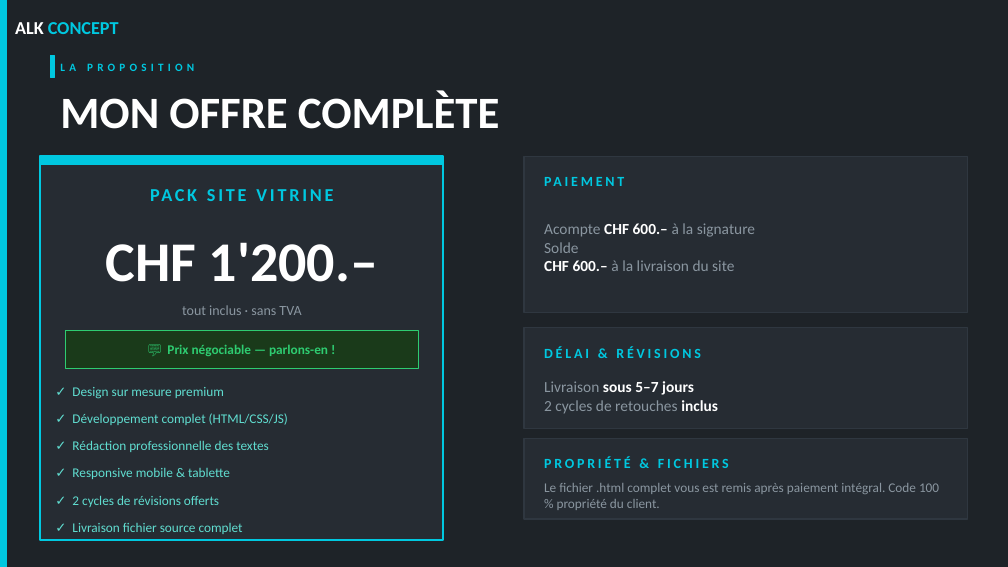
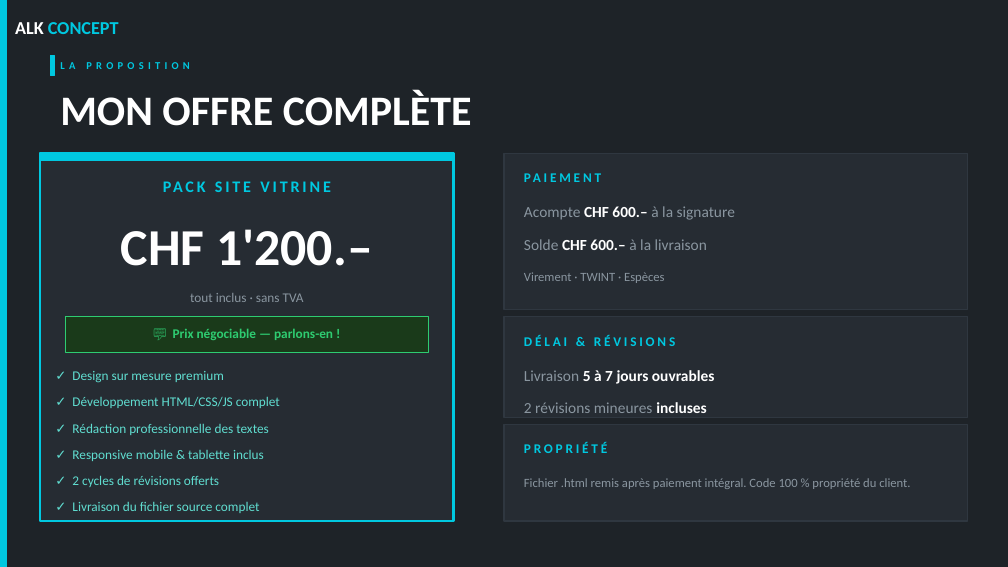
Before and after one commit to Alexisksr/garage-demo, a slide deck: slide 10 of garage auto essaie/ALK-presentation.pptx (slide 9 before the commit). Drawn at 1008x567 pixels with LibreOffice and Linux fonts; fonts in the diff are those of the drawing. Boxes give left, top, right and bottom in pixels: in the first picture for what was removed or moved away, otherwise in the second. Text is boxed around its words. In the diff, an @@ line names an element or a change of style, - is before the commit and + after.

```diff
--- a/garage auto essaie/ALK-presentation.pptx
+++ b/garage auto essaie/ALK-presentation.pptx
@@ text "LA PROPOSITION" at (662,206,673,217): size 8 to 7.5 pt @@
@@ text "MON OFFRE COMPLÈTE" at (60,91,472,126): size 32 to 30 pt @@
@@ text "PACK SITE VITRINE" at (40,167,454,206): size 13 to 11.5 pt @@
@@ rectangle: place and size @@
-rectangle at (40,156,444,164)
+rectangle at (40,153,454,160)
@@ rectangle: place and size @@
-rectangle at (40,156,444,540)
+rectangle at (40,153,454,521)
@@ rectangle: place and size @@
-rectangle at (524,156,968,312)
+rectangle at (504,153,968,309)
@@ text "PAIEMENT": place and size @@
-text "PAIEMENT" at (787,483,838,494)
+text "PAIEMENT" at (653,478,702,489)
@@ text "Acompte CHF 600.– à la ...": place and size @@
-text "Acompte CHF 600.– à la ..." at (544,223,755,271)
+text "Acompte CHF 600.– à la ..." at (524,206,735,220)
@@ text "CHF 1'200.–": place and size @@
-text "CHF 1'200.–" at (106,242,378,282)
+text "CHF 1'200.–" at (121,229,373,266)
@@ text "CHF 1'200.–" at (121,229,373,266): size 40 to 37 pt @@
@@ text added at (524,239,707,250), 11 pt, text #8A96A0 @@
+Solde CHF 600.– à la livraison
@@ text at (544,242,709,271): paragraphs removed @@
-Solde
-CHF 600.– à la livraison du site
@@ text "tout inclus · sans TVA": place and size @@
-text "tout inclus · sans TVA" at (182,305,301,315)
+text "tout inclus · sans TVA" at (190,293,304,302)
@@ text added at (524,272,665,283), 9 pt, text #8A96A0 @@
+Virement · TWINT · Espèces
@@ text "💬 Prix négociable — parlons-en ...": place and size @@
-text "💬 Prix négociable — parlons-en ..." at (167,344,328,356)
+text "💬 Prix négociable — parlons-en ..." at (173,328,333,340)
@@ rectangle: place and size @@
-rectangle at (66,331,418,369)
+rectangle at (66,317,428,353)
@@ rectangle: place and size @@
-rectangle at (524,328,968,428)
+rectangle at (504,317,968,417)
@@ size 10 to 9.5 pt in 3 elements at (653,478,702,489), (190,293,304,302), (524,335,676,346) @@
@@ text "DÉLAI & RÉVISIONS": place and size @@
-text "DÉLAI & RÉVISIONS" at (544,346,701,358)
+text "DÉLAI & RÉVISIONS" at (524,335,676,346)
@@ text "✓ Design sur mesure premium": place and size @@
-text "✓ Design sur mesure premium" at (72,387,224,399)
+text "✓ Design sur mesure premium" at (72,371,224,383)
@@ text at (524,370,715,384): text changed; text colour #8A96A0 to #FFFFFF; bold on @@
-Livraison sous 5–7 jours
-2 cycles de retouches inclus
+Livraison 5 à 7 jours ouvrables
@@ text "✓ Rédaction professionnelle des textes": place and size @@
-text "✓ Rédaction professionnelle des textes" at (72,440,269,452)
+text "✓ Rédaction professionnelle des textes" at (72,423,269,435)
@@ text at (72,397,280,408): text changed @@
-✓ Développement complet (HTML/CSS/JS)
+✓ Développement HTML/CSS/JS complet
@@ text added at (524,402,707,413), 11 pt, text #8A96A0 @@
+2 révisions mineures incluses
@@ rectangle: place and size @@
-rectangle at (524,438,968,519)
+rectangle at (504,424,968,521)
@@ text at (524,442,607,453): text changed; size 10 to 9.5 pt @@
-PROPRIÉTÉ & FICHIERS
+PROPRIÉTÉ
@@ text "✓ 2 cycles de révisions ...": place and size @@
-text "✓ 2 cycles de révisions ..." at (72,495,219,507)
+text "✓ 2 cycles de révisions ..." at (72,475,219,487)
@@ text at (72,450,264,461): text changed @@
-✓ Responsive mobile & tablette
+✓ Responsive mobile & tablette inclus
@@ text at (524,478,910,489): text changed; size 9.5 to 9 pt @@
-Le fichier .html complet vous est remis après paiement intégral. Code 100 % propriété du client.
+Fichier .html remis après paiement intégral. Code 100 % propriété du client.
@@ text at (72,502,259,513): text changed @@
-✓ Livraison fichier source complet
+✓ Livraison du fichier source complet
```
Also in this commit, not shown: 8 other slides changed, 3 slides added, 1 slide removed, 6 other files.
